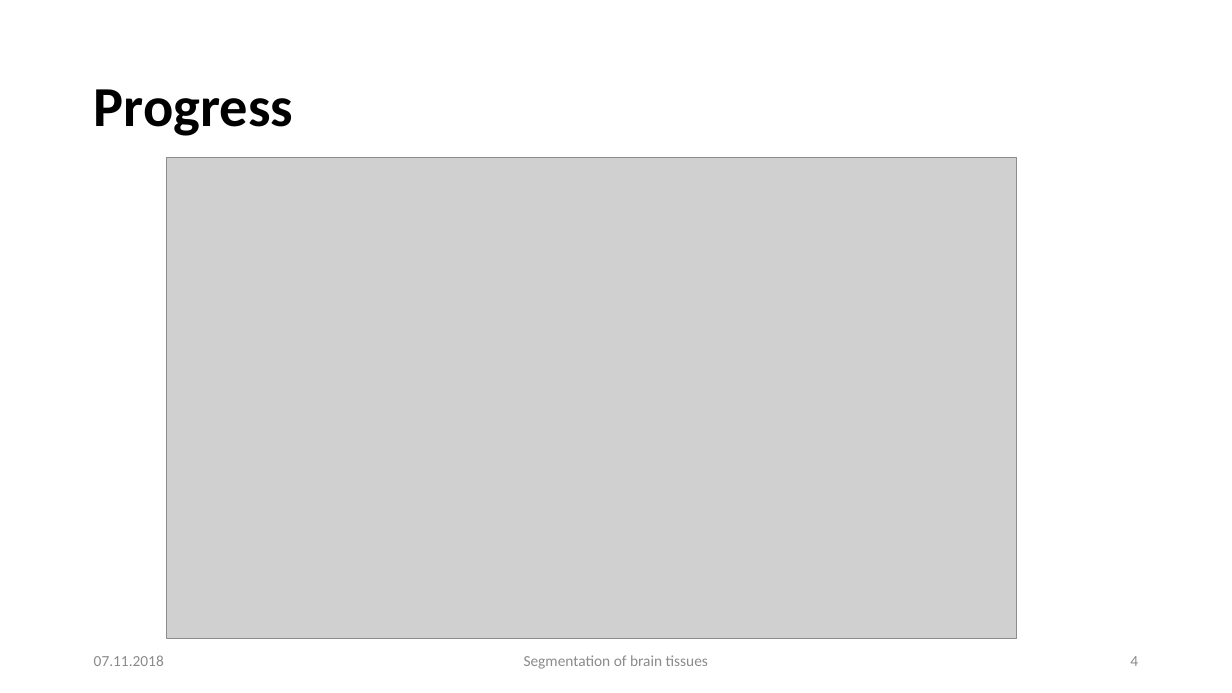
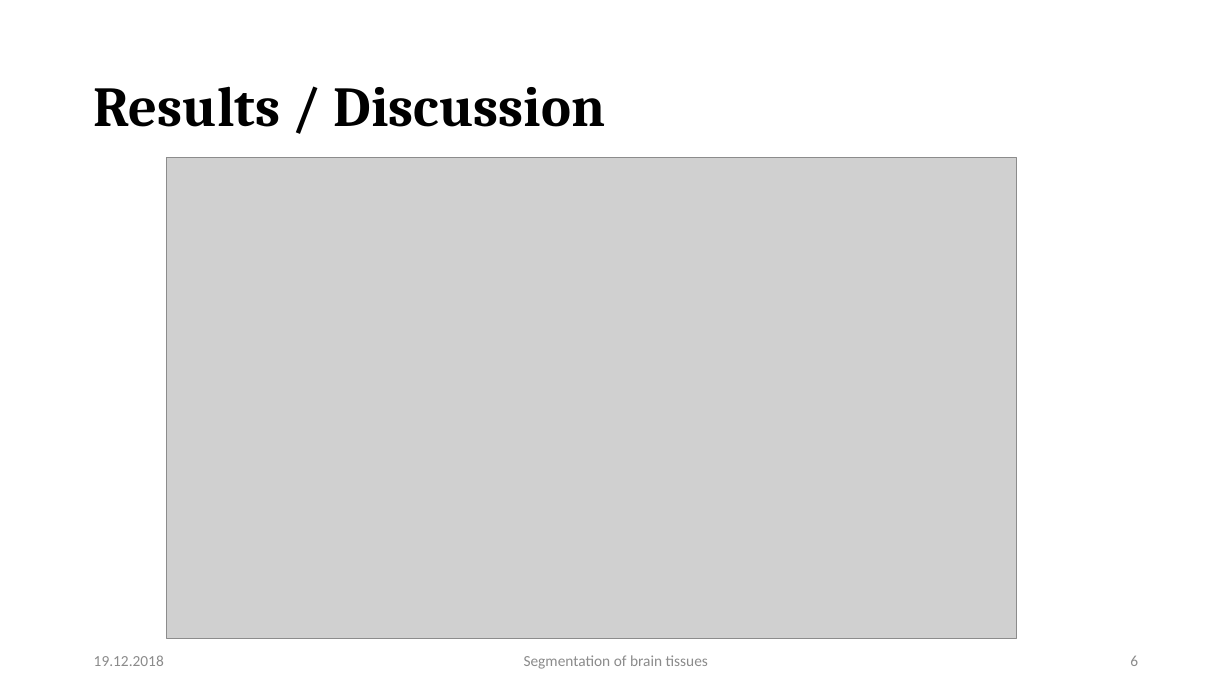
Before and after one commit to mhayoz/MIALab, a slide deck: slide 6 of Final Mialab.pptx (slide 4 before the commit). Drawn at 1232x693 pixels with LibreOffice and Linux fonts; fonts in the diff are those of the drawing; grey boxes stand for pictures; background and template pictures are left out. Boxes give left, top, right and bottom in pixels: in the first picture for what was removed or moved away, otherwise in the second. Text is boxed around its words. In the diff, an @@ line names an element or a change of style, - is before the commit and + after.

```diff
--- a/Final Mialab.pptx
+++ b/Final Mialab.pptx
@@ text at bbox=[94, 86, 605, 127]: text changed; font Calibri to Cambria @@
-Progress
+Results / Discussion
@@ text at bbox=[94, 655, 164, 666]: text changed @@
-07.11.2018
+19.12.2018
@@ page number at bbox=[1130, 655, 1138, 666]: text changed @@
-4
+6
```
Also in this commit, not shown: 7 other slides changed, 3 slides added.
